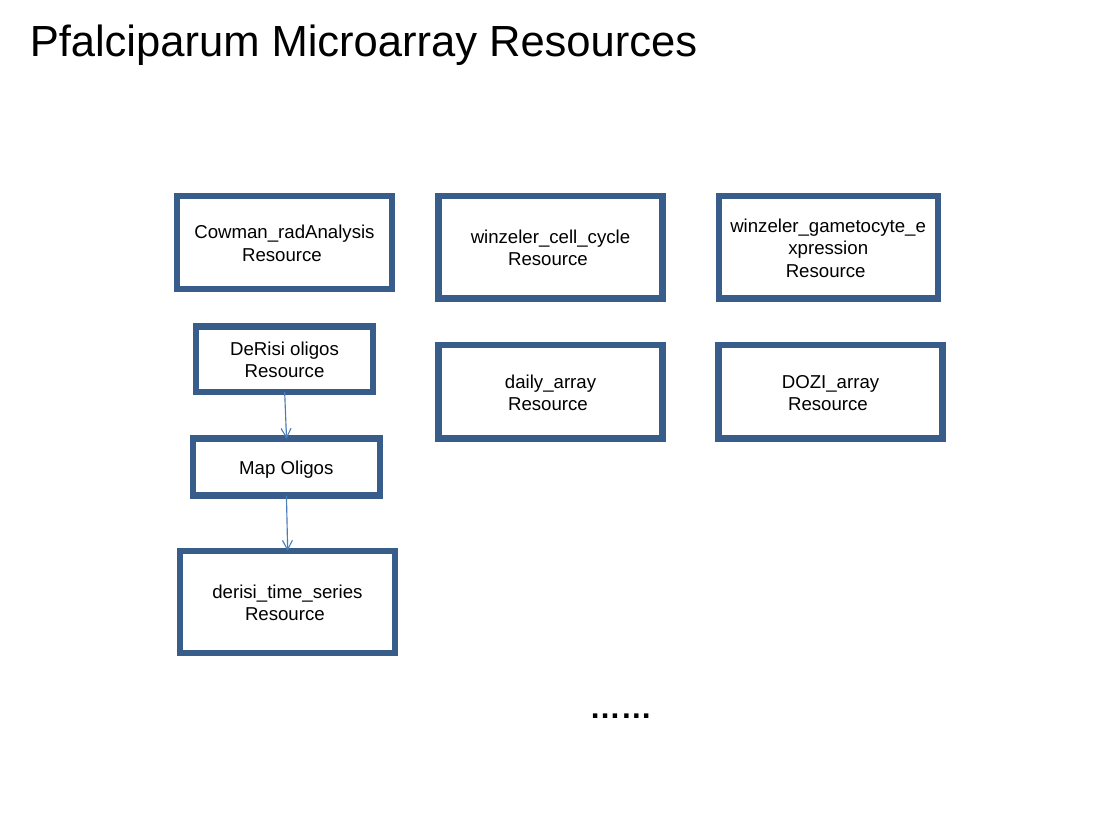
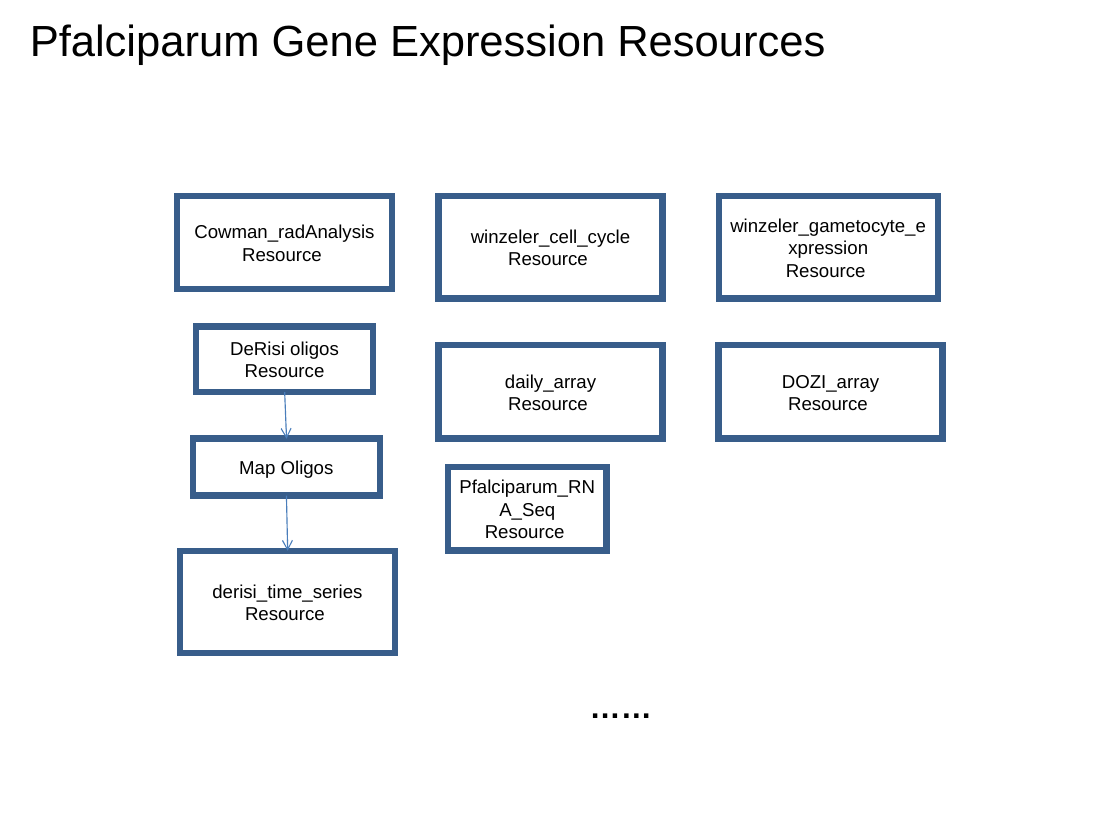
Before and after one commit to VEuPathDB/ApiCommonWorkflow, a slide deck: slide 19 of Main/doc/IntegratedWorkflow.ppt. Drawn at 1120x840 pixels with LibreOffice and Linux fonts; fonts in the diff are those of the drawing. Boxes give left, top, right and bottom in pixels: in the first picture for what was removed or moved away, otherwise in the second. Text is boxed around its words. In the diff, an @@ line names an element or a change of style, - is before the commit and + after.

```diff
--- a/Main/doc/IntegratedWorkflow.ppt
+++ b/Main/doc/IntegratedWorkflow.ppt
@@ title at (30,24,825,65): text changed @@
-Pfalciparum Microarray Resources
+Pfalciparum Gene Expression Resources
@@ rectangle added at (448,467,607,551), outline #385D8A 4 pt, 12 pt, text #000000 @@
+Pfalciparum_RNA_Seq
+Resource
```
Also in this commit, not shown: 4 other slides changed.
